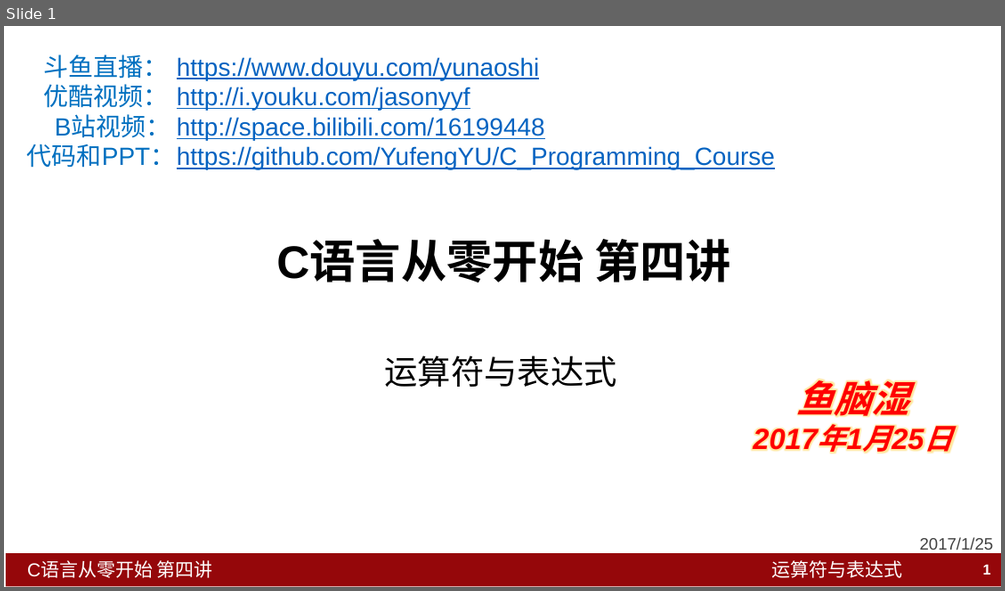
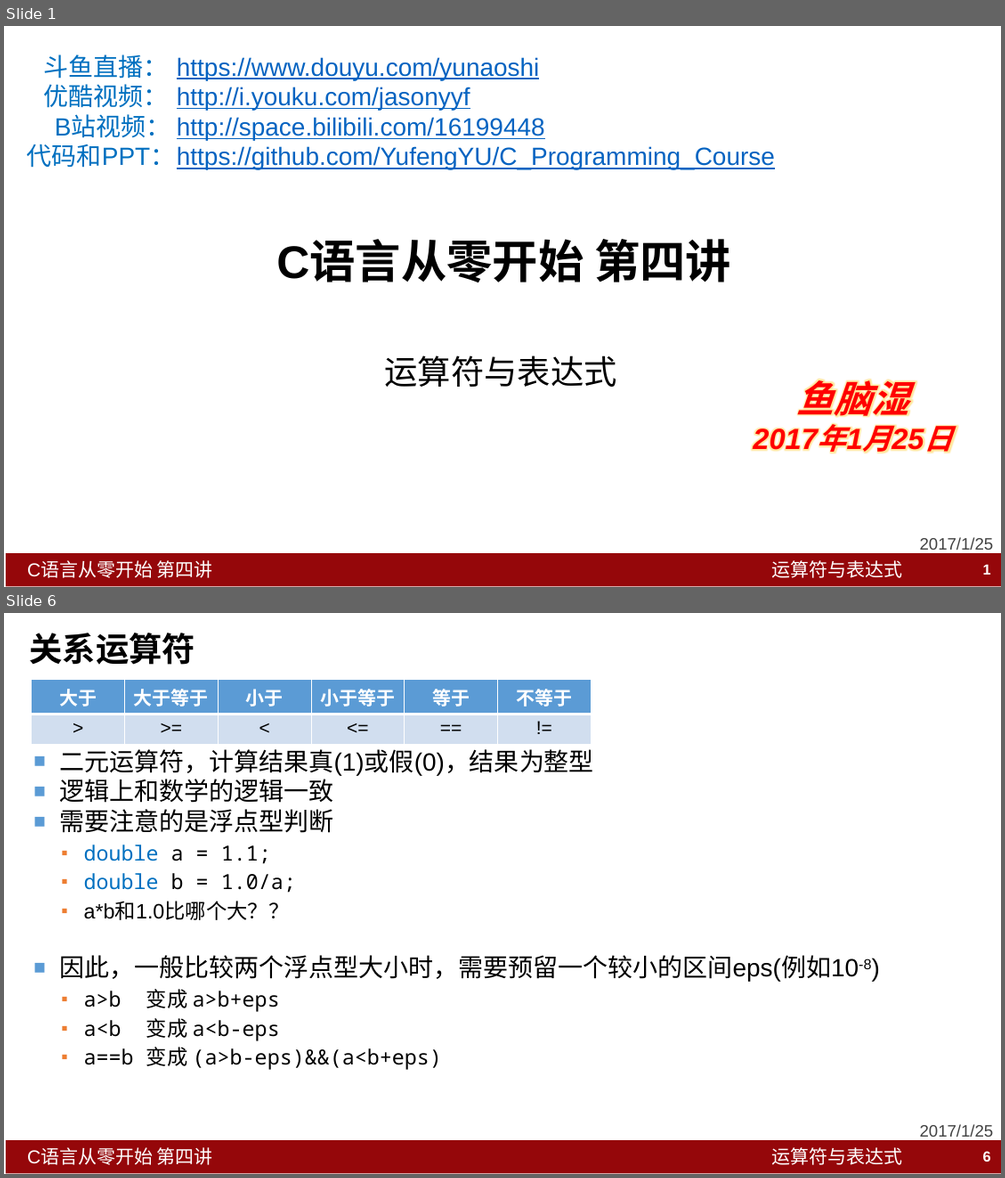
Before and after one commit to YufengYU/C_Programming_Course, a slide deck: Lesson4_Expression/C语言从零开始_第四讲_运算符与表达式.pptx. Shown one above the other, each under a label of ours: slide 1 before the commit, slides 1 and 6 after it; the slides between them are not shown. The pictures are 1005x591 and 1005x1178 pixels, drawn with LibreOffice and Linux fonts; fonts in the diff are those of the drawing. Boxes give left, top, right and bottom in pixels: in the first picture for what was removed or moved away, otherwise in the second. Text is boxed around its words. In the diff, an @@ line names an element or a change of style, - is before the commit and + after.

```diff
--- a/Lesson4_Expression/C语言从零开始_第四讲_运算符与表达式.pptx
+++ b/Lesson4_Expression/C语言从零开始_第四讲_运算符与表达式.pptx
@@ slide 6 added at (4,613,1001,1174), background #FFFFFF; not listed: 3 template elements that a slide beside it also shows @@
@@ title added at (29,633,195,665), 32 pt, text #000000, bold @@
+关系运算符
@@ table added at (32,680,592,740), 2 rows, 6 columns @@
+大于 | 大于等于 | 小于 | 小于等于 | 等于 | 不等于
+> | >= | < | <= | == | !=
@@ text added at (60,749,871,1070), 20 pt, text #000000 @@
+■ 二元运算符，计算结果真(1)或假(0)，结果为整型
+■ 逻辑上和数学的逻辑一致
+■ 需要注意的是浮点型判断
+  ▪ double a = 1.1;
+  ▪ double b = 1.0/a;
+  ▪ a*b和1.0比哪个大？？
+■ 因此，一般比较两个浮点型大小时，需要预留一个较小的区间eps(例如10-8)
+  ▪ a>b 变成 a>b+eps
+  ▪ a<b 变成 a<b-eps
+  ▪ a==b 变成 (a>b-eps)&&(a<b+eps)
@@ text added at (920,1124,994,1136), 16 pt, text #424242 @@
+2017/1/25
@@ page number added at (983,1151,991,1161), 14 pt, text #FFFFFF, bold @@
+6
```
Also in this commit, not shown: 1 slide changed, 8 other slides added, 1 slide removed, 15 other files.
